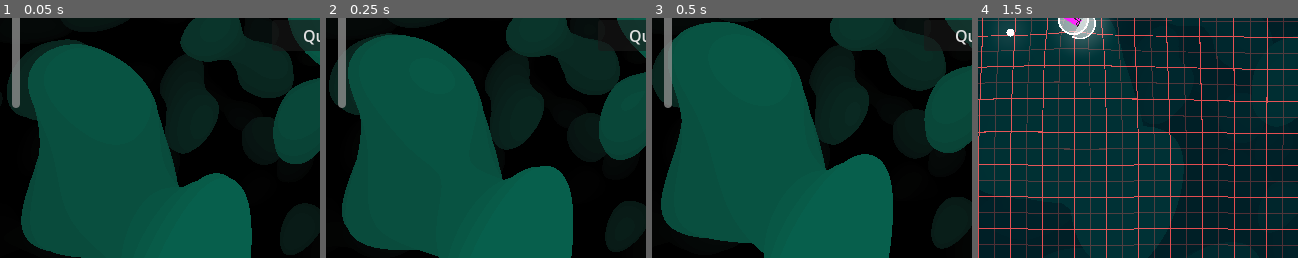
Above: before the commit, frames 1-4 (left to right).
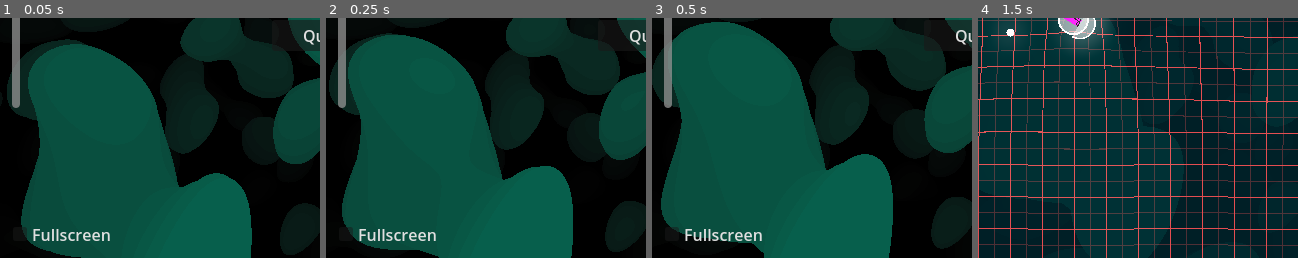
Above: after the commit, the same moments.

Repository: 3xcpy/roguelike-arcade-driving
Game: Godot game, scene res://scenes/main.tscn
Two runs of this game, one before a commit and one after it. Both use one fixed random seed, a clock stepped at 60 frames per second and the inputs below. The engine's default icon, where the game draws it, is replaced by a stand-in: a white triangle on a blue panel in a dark square.
Inputs (mouse positions are % of the whole screen's width and height, from its top left):
- Up to frame 1 (0.05 s): no input
- Up to frame 2 (0.25 s): no input
- Up to frame 3 (0.5 s): no input
- Up to frame 4 (1.5 s): click "Start Game" at 0.5 s; tap Enter (ui_accept) at 1.25 s; move the mouse to (72, 45) at 1.27 s; hold Right (steer_right) from 1.28 s (still down); tap Alt at 1.35 s
The pictures show only the part of the screen within x 0-50%, y 50-100%; the shares and areas given below are measured in that part.

The runs differ from the first frame. In frame 1, 0.6% of the frame differs, in the area x 10-35%, y 87-93%; in frame 2, 0.6%, in the area x 6-35%, y 87-93%; in frame 3, 0.6%; in frame 4, nothing differs.

Commit message:
fullscreen checkbox

Diff:
--- a/project.godot
+++ b/project.godot
@@ -28,6 +28,7 @@
 
 window/size/viewport_width=640
 window/size/viewport_height=480
+window/size/mode=3
 window/stretch/mode="viewport"
 
 [editor_plugins]
--- /dev/null
+++ b/scenes/fullscreen_check_box.tscn
@@ -0,0 +1,12 @@
+[gd_scene load_steps=3 format=3 uid="uid://bqsaagtut61pi"]
+
+[ext_resource type="Script" uid="uid://cfiiga7nc3mpq" path="res://scripts/fullscreen_check_box.gd" id="1_wndg1"]
+
+[sub_resource type="StyleBoxEmpty" id="StyleBoxEmpty_wndg1"]
+
+[node name="FullscreenCheckBox" type="CheckBox"]
+offset_right = 24.0
+offset_bottom = 24.0
+theme_override_styles/focus = SubResource("StyleBoxEmpty_wndg1")
+text = "Fullscreen"
+script = ExtResource("1_wndg1")
--- a/scenes/main_menu.tscn
+++ b/scenes/main_menu.tscn
@@ -1,8 +1,9 @@
-[gd_scene load_steps=5 format=3 uid="uid://3hpv3lut38d3"]
+[gd_scene load_steps=6 format=3 uid="uid://3hpv3lut38d3"]
 
 [ext_resource type="Script" uid="uid://bqd0jm46whdok" path="res://scripts/main_menu.gd" id="1_ekxnf"]
 [ext_resource type="Shader" uid="uid://b0parpvmysipk" path="res://shaders/background.gdshader" id="1_l6cm7"]
 [ext_resource type="PackedScene" uid="uid://s60lun32nyh8" path="res://scenes/volume_control.tscn" id="3_bqqt6"]
+[ext_resource type="PackedScene" uid="uid://bqsaagtut61pi" path="res://scenes/fullscreen_check_box.tscn" id="4_wu84c"]
 
 [sub_resource type="ShaderMaterial" id="ShaderMaterial_ekxnf"]
 shader = ExtResource("1_l6cm7")
@@ -62,5 +63,16 @@
 offset_bottom = 90.0
 grow_vertical = 2
 
+[node name="FullscreenCheckBox" parent="." instance=ExtResource("4_wu84c")]
+layout_mode = 1
+anchors_preset = 2
+anchor_top = 1.0
+anchor_bottom = 1.0
+offset_left = 8.0
+offset_top = -39.0
+offset_right = 115.0
+offset_bottom = -8.0
+grow_vertical = 0
+
 [connection signal="button_up" from="VBoxContainer/PlayButton" to="." method="_on_play_button_button_up"]
 [connection signal="button_up" from="VBoxContainer/QuitButton" to="." method="_on_quit_button_button_up"]
--- a/scenes/pause_menu.tscn
+++ b/scenes/pause_menu.tscn
@@ -1,7 +1,8 @@
-[gd_scene load_steps=3 format=3 uid="uid://ooieugeebd34"]
+[gd_scene load_steps=4 format=3 uid="uid://ooieugeebd34"]
 
 [ext_resource type="Script" uid="uid://453b3vriypo0" path="res://scripts/pause_menu.gd" id="1_n87rw"]
 [ext_resource type="PackedScene" uid="uid://s60lun32nyh8" path="res://scenes/volume_control.tscn" id="2_myx47"]
+[ext_resource type="PackedScene" uid="uid://bqsaagtut61pi" path="res://scenes/fullscreen_check_box.tscn" id="3_kukqi"]
 
 [node name="PauseMenu" type="Control"]
 process_mode = 3
@@ -56,5 +57,16 @@
 offset_bottom = 90.0
 grow_vertical = 2
 
+[node name="FullscreenCheckBox" parent="." instance=ExtResource("3_kukqi")]
+layout_mode = 1
+anchors_preset = 2
+anchor_top = 1.0
+anchor_bottom = 1.0
+offset_left = 8.0
+offset_top = -39.0
+offset_right = 115.0
+offset_bottom = -8.0
+grow_vertical = 0
+
 [connection signal="button_up" from="VBoxContainer/ResumeButton" to="." method="_on_resume_button_button_up"]
 [connection signal="button_up" from="VBoxContainer/QuitToMenuButton" to="." method="_on_quit_to_menu_button_button_up"]
--- /dev/null
+++ b/scripts/fullscreen_check_box.gd
@@ -0,0 +1,14 @@
+class_name FullscreenCheckBox extends CheckBox
+
+
+func _ready() -> void:
+	button_pressed = DisplayServer.window_get_mode() == DisplayServer.WINDOW_MODE_FULLSCREEN
+	toggled.connect(_on_toggled)
+
+
+func _on_toggled(toggled_on: bool) -> void:
+	if toggled_on:
+		Global.saved_window_mode = DisplayServer.window_get_mode()
+		DisplayServer.window_set_mode(DisplayServer.WINDOW_MODE_FULLSCREEN)
+	else:
+		DisplayServer.window_set_mode(Global.saved_window_mode)
--- a/scripts/global.gd
+++ b/scripts/global.gd
@@ -6,6 +6,7 @@
 var player: Player = null
 
 var selecting_upgrades: bool = false
+var saved_window_mode: DisplayServer.WindowMode
 
 var current_index: int = 0
 func get_enemy_index() -> int:
Not shown, added: scripts/fullscreen_check_box.gd.uid
